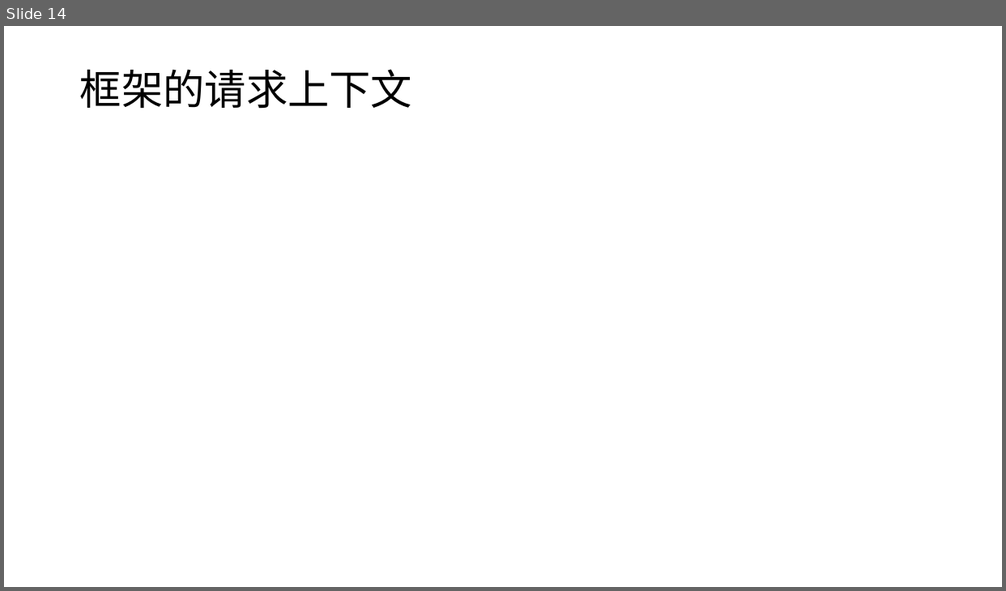
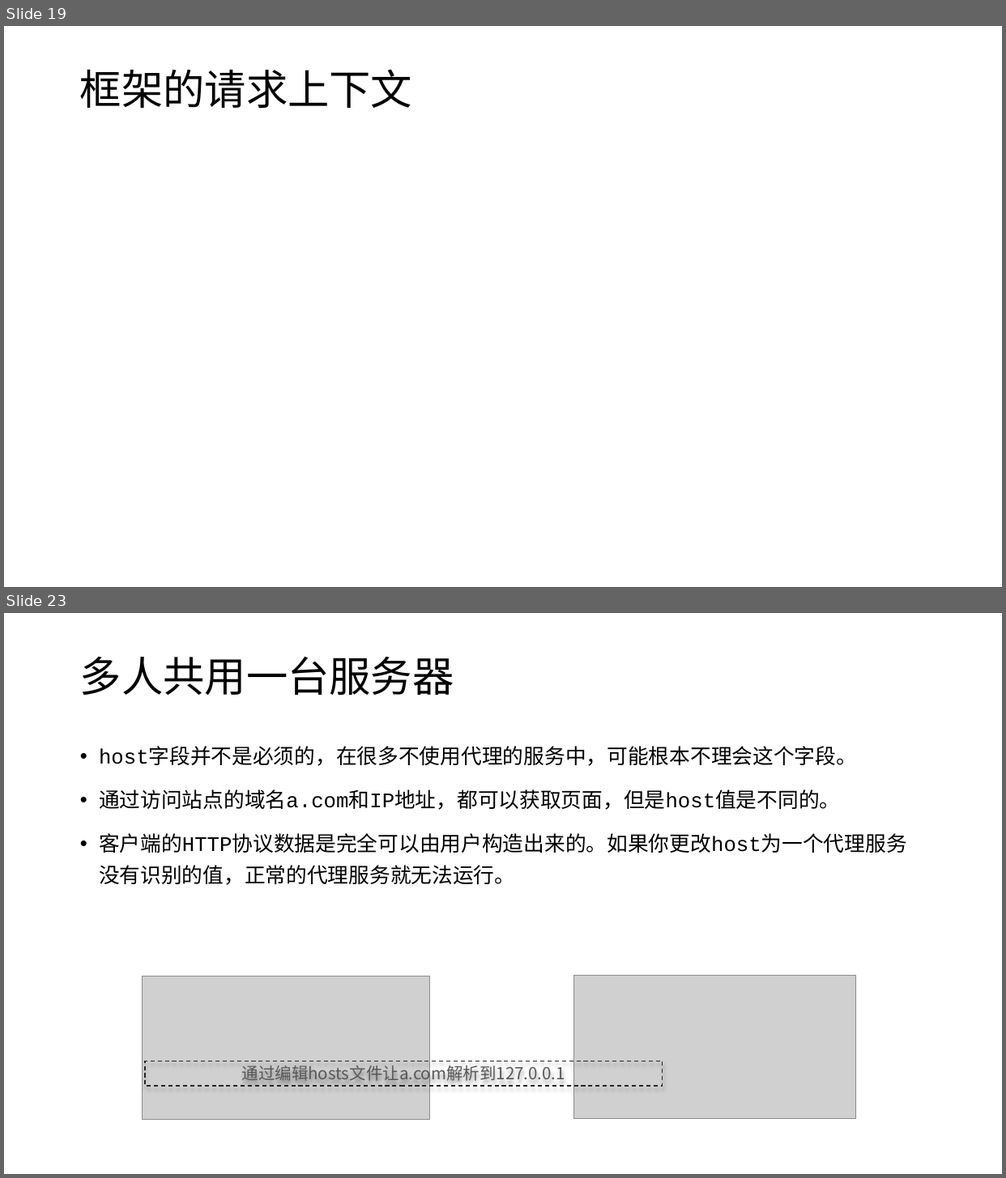
Before and after one commit to edu2act/course-wechat-and-miniprogram, a slide deck: materials/ch06/ch06-服务端和远程请求.pptx. Shown one above the other, each under a label of ours: slide 14 before the commit, slides 19 and 23 after it; the slides between them are not shown. The pictures are 1006x591 and 1006x1178 pixels, drawn with LibreOffice and Linux fonts; fonts in the diff are those of the drawing; grey boxes stand for pictures. Boxes give left, top, right and bottom in pixels: in the first picture for what was removed or moved away, otherwise in the second. Text is boxed around its words. In the diff, an @@ line names an element or a change of style, - is before the commit and + after.

```diff
--- a/materials/ch06/ch06-服务端和远程请求.pptx
+++ b/materials/ch06/ch06-服务端和远程请求.pptx
@@ slide 23 added at box(4, 613, 1002, 1174), background #FFFFFF @@
@@ title added at box(80, 657, 454, 695), 40 pt, text #000000 @@
+多人共用一台服务器
@@ text added at box(99, 748, 907, 885), 20 pt, text #000000 @@
+• host字段并不是必须的，在很多不使用代理的服务中，可能根本不理会这个字段。
+• 通过访问站点的域名a.com和IP地址，都可以获取页面，但是host值是不同的。
+• 客户端的HTTP协议数据是完全可以由用户构造出来的。如果你更改host为一个代理服务没有识别的值，正常的代理服务就无法运行。
@@ picture added at box(143, 976, 430, 1120) @@
@@ picture added at box(574, 975, 856, 1119) @@
@@ rectangle added at box(145, 1062, 662, 1086), outline #262626 1 pt dashed, 16 pt, text #595959 @@
+通过编辑hosts文件让a.com解析到127.0.0.1
@@ what was slide 14 is now slide 19 @@
```
Also in this commit, not shown: 7 slides changed, 11 other slides added, 4 slides removed, 2 other files.
